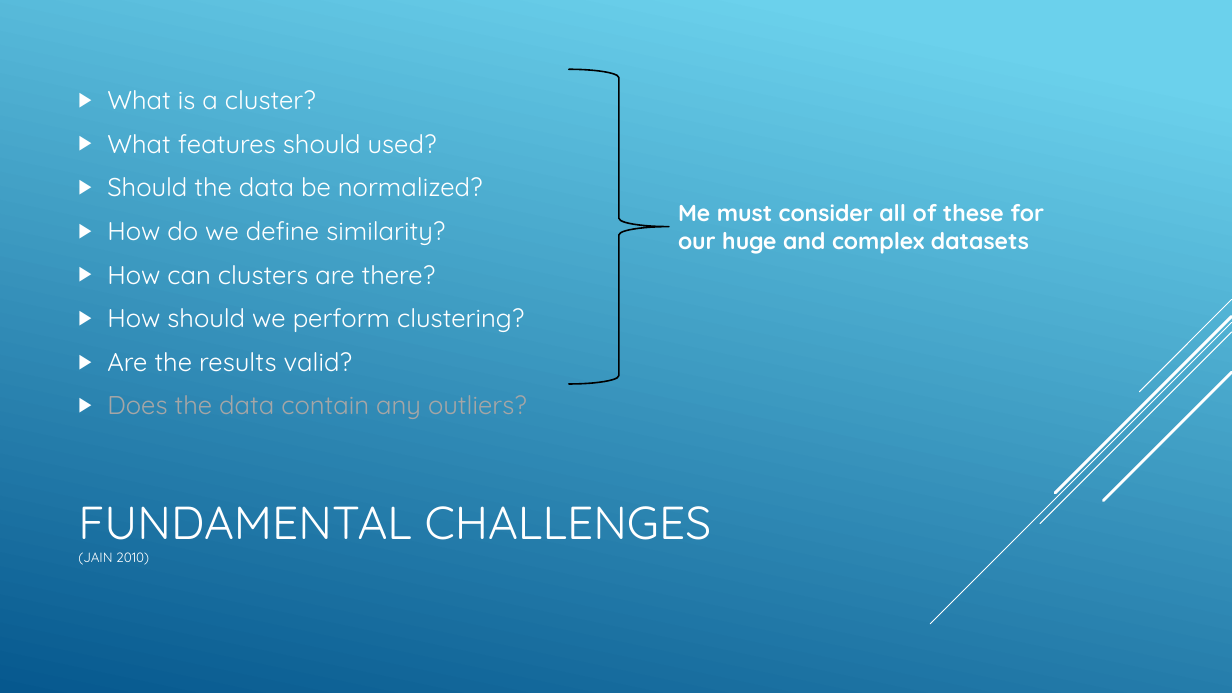
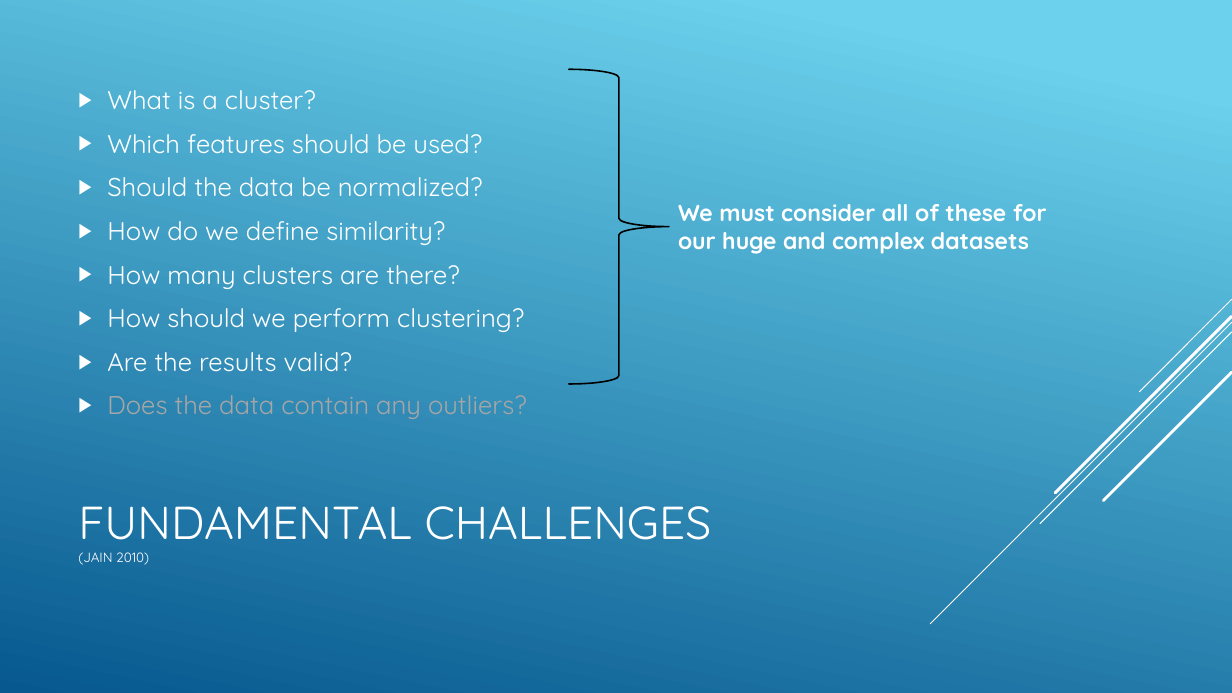
Before and after one commit to Vardominator/SorinLab, a slide deck: slide 2 of Talks/6_28_17/DensityBasedClustering.pptx. Drawn at 1232x693 pixels with LibreOffice and Linux fonts; fonts in the diff are those of the drawing. Boxes give left, top, right and bottom in pixels: in the first picture for what was removed or moved away, otherwise in the second. Text is boxed around its words. In the diff, an @@ line names an element or a change of style, - is before the commit and + after.

```diff
--- a/Talks/6_28_17/DensityBasedClustering.pptx
+++ b/Talks/6_28_17/DensityBasedClustering.pptx
@@ text at (x1=107, y1=134, x2=482, y2=154): text changed @@
-▶ What features should used?
+▶ Which features should be used?
@@ text at (x1=678, y1=204, x2=1047, y2=254): text changed @@
-Me must consider all of these for our huge and complex datasets
+We must consider all of these for our huge and complex datasets
@@ text at (x1=107, y1=265, x2=460, y2=289): text changed @@
-▶ How can clusters are there?
+▶ How many clusters are there?
```
Also in this commit, not shown: 9 other slides changed, 3 slides added, 5 other files.
